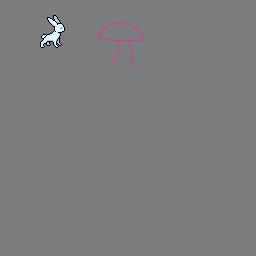
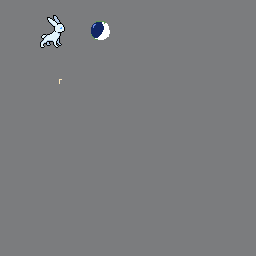
Two versions of the same layered image (256x256). Layer-by-layer changes:
renamed "Layer 3" to "Layer 7", painted on it over [59, 21, 143, 84]
painted on "Copy of Layer 1" (2nd of 2) over [59, 21, 143, 84]
painted on "Layer 1" over [59, 21, 143, 80]
painted on "Background" over [59, 21, 143, 84]
